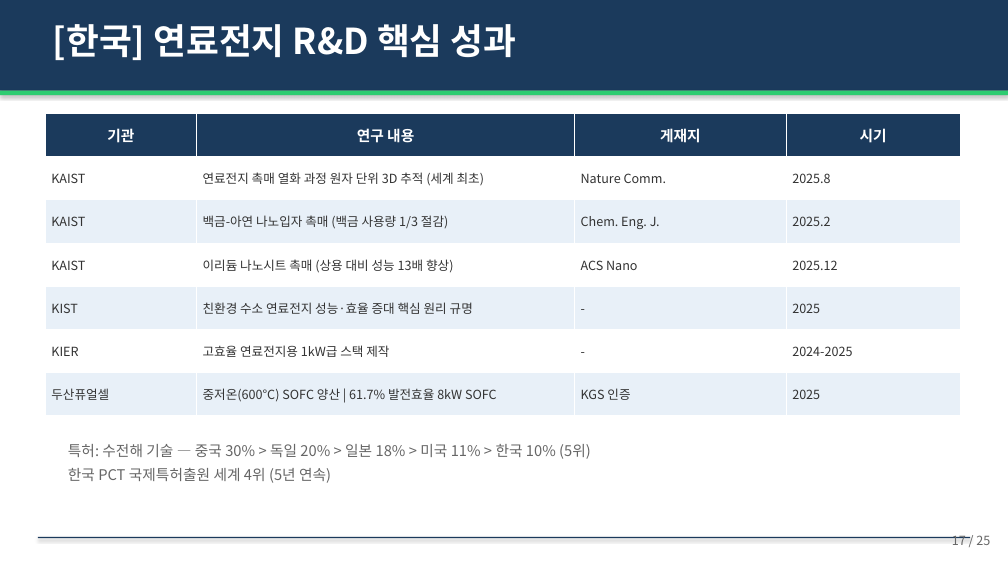
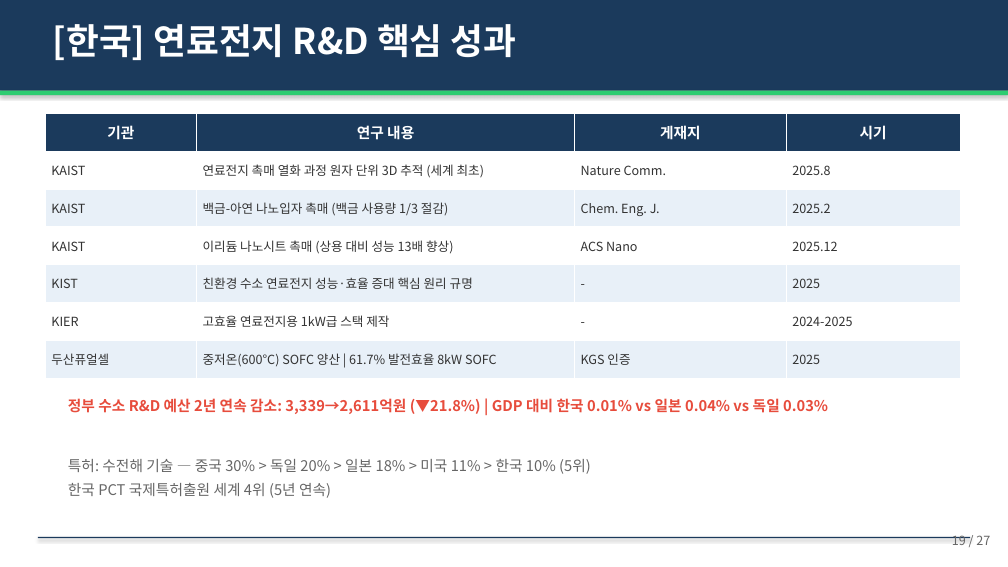
Before and after one commit to hpark1947/Hydrogen, a slide deck: slide 19 of 연료전지/연료전지_발표자료.pptx (slide 17 before the commit). Drawn at 1008x567 pixels with LibreOffice and Linux fonts; fonts in the diff are those of the drawing. Boxes give left, top, right and bottom in pixels: in the first picture for what was removed or moved away, otherwise in the second. Text is boxed around its words. In the diff, an @@ line names an element or a change of style, - is before the commit and + after.

```diff
--- a/연료전지/연료전지_발표자료.pptx
+++ b/연료전지/연료전지_발표자료.pptx
@@ table: place and size @@
-table at <box>45,113,960,416</box>
+table at <box>45,113,960,378</box>
@@ text added at <box>68,398,828,414</box>, 14 pt, text #E74C3C, bold @@
+정부 수소 R&D 예산 2년 연속 감소: 3,339→2,611억원 (▼21.8%) | GDP 대비 한국 0.01% vs 일본 0.04% vs 독일 0.03%
@@ text "특허: 수전해 기술 — 중국 ...": place and size @@
-text "특허: 수전해 기술 — 중국 ..." at <box>68,444,591,483</box>
+text "특허: 수전해 기술 — 중국 ..." at <box>68,459,591,498</box>
@@ text at <box>952,535,990,545</box>: text changed @@
-17 / 25
+19 / 27
```
Also in this commit, not shown: 22 other slides changed, 3 slides added, 1 slide removed, 1 other file.
